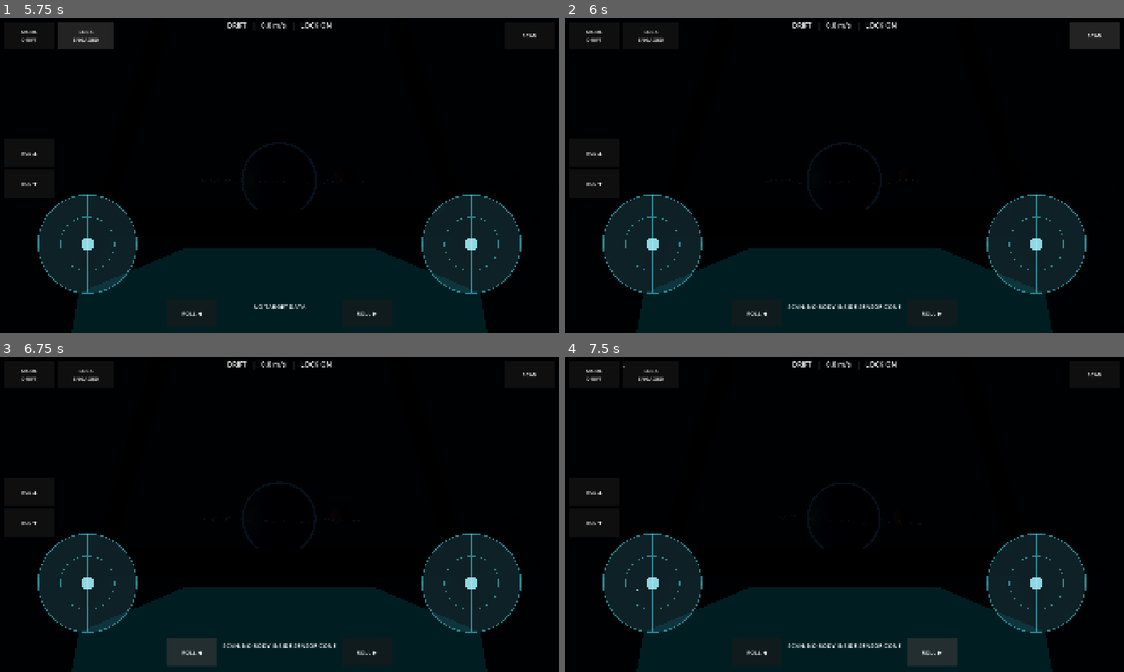
Above: before the commit, frames 1-4 (two rows, left to right).
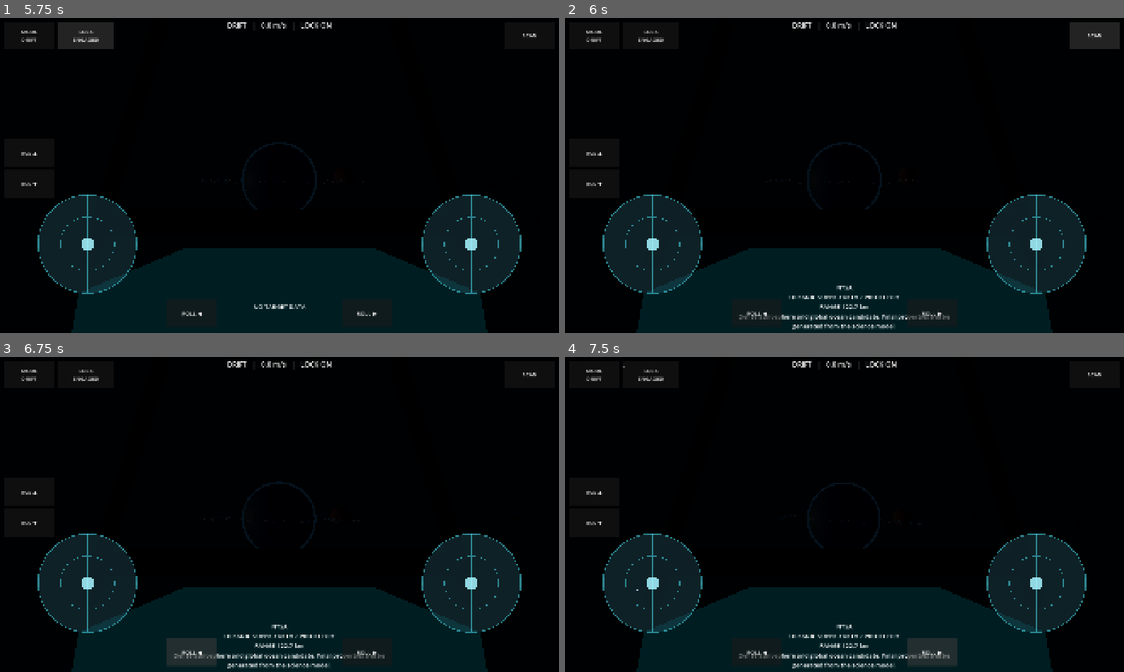
Above: after the commit, the same moments.

Repository: narmanb/science-playground
Game: Godot game, scene res://scenes/main.tscn
Same seed, same stepped clock (60 frames per second), same inputs: the game is played once before the commit and once after it.
Inputs:
- Up to frame 1 (5.75 s): click "MODE" at 0.5 s; click "MODE DRIFT" at 1.25 s; click "MODE CRUISE" at 2 s; click "MODE VECTOR" at 2.75 s; click "INERTIAL LOCK" at 3.5 s; click "LOCK ENGAGED" at 4.25 s; click "LOCK FREE" at 5 s
- Up to frame 2 (6 s): click "SCAN" at 5.75 s
- Up to frame 3 (6.75 s): click "ROLL ◀" at 6.5 s
- Up to frame 4 (7.5 s): click "ROLL ▶" at 7.25 s

Frame 1 is identical in both runs. In frame 2, 1.0% of the frame differs, in the area x 31-69%, y 84-99%; in frame 3, 1.0%; in frame 4, 1.0%.

Commit message:
Register scan metadata service

Diff:
--- a/project.godot
+++ b/project.godot
@@ -7,6 +7,9 @@
 config/name="Science Playground"
 run/main_scene="res://scenes/main.tscn"
 config/features=PackedStringArray("4.7", "Mobile")
+
+[autoload]
+ScanRegistry="*res://scripts/scan_registry.gd"
 
 [display]
 window/size/viewport_width=1920
